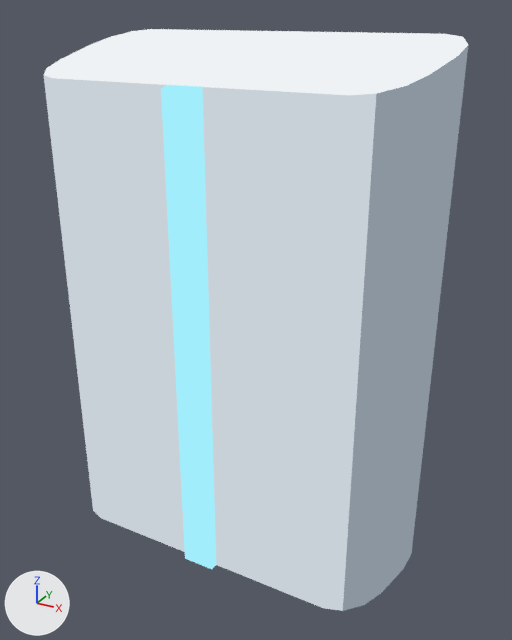
Renders of the glTF model Assets/TD2/Screen3D/Kit07/white3d/Door_LeafTile.gltf from each side of a commit.
Camera for both pictures: a 50 mm camera at (0.751, -0.88, 1.173) aimed at (0.126, 0.256, 0.605). Every picture has the same lights, and +X, +Y and +Z are marked at lower left. The picture after the commit comes second.

The older version as bpy lines, for what is in view:
```python
mat_k07_white_link_light = bpy.data.materials.new('K07_white_link_light')
mat_k07_white_link_light.use_nodes = True; mat_k07_white_link_light.node_tree.nodes.clear()
_N = mat_k07_white_link_light.node_tree.nodes; _L = mat_k07_white_link_light.node_tree.links
n0 = _N.new('ShaderNodeEmission'); n0.name = 'Emission'
n0.inputs[0].default_value = (0.361, 0.847, 0.965, 1.0)  # 'Color', cyan #a2edfb
n1 = _N.new('ShaderNodeLightPath'); n1.name = 'Light Path'
n2 = _N.new('ShaderNodeBsdfTransparent'); n2.name = 'Transparent BSDF'
n3 = _N.new('ShaderNodeMixShader'); n3.name = 'Mix Shader'
n4 = _N.new('ShaderNodeOutputMaterial'); n4.name = 'Material Output'
_L.new(n1.outputs[0], n3.inputs[0])  # 'Is Camera Ray' to 'Factor'
_L.new(n2.outputs[0], n3.inputs[1])  # 'BSDF' to 'Shader'
_L.new(n0.outputs[0], n3.inputs[2])  # 'Emission' to 'Shader'
_L.new(n3.outputs[0], n4.inputs[0])  # 'Shader' to 'Surface'
me_door_leaftile_005 = bpy.data.meshes.new('Door_LeafTile.005')
me_door_leaftile_005.from_pydata(...)  # 40 vertices, 72 faces; spans x -0.281..0.473, y 0.128..0.34, z 0.051..1.136
# faces by material slot: [12, 12, 34, 14]
me_door_leaftile_005.materials.append(mat_k07_white_link_light)
me_door_leaftile_005.materials.append(mat_k07_white_panel)
me_door_leaftile_005.materials.append(mat_k07_white_panel_dark)
me_door_leaftile_005.materials.append(mat_k07_white_panel_light)
ob_door_leaftile_baked = bpy.data.objects.new('Door_LeafTile_baked', me_door_leaftile_005)
ob_door_leaftile_baked.location = (0.0, 0.0, 0.0)
```
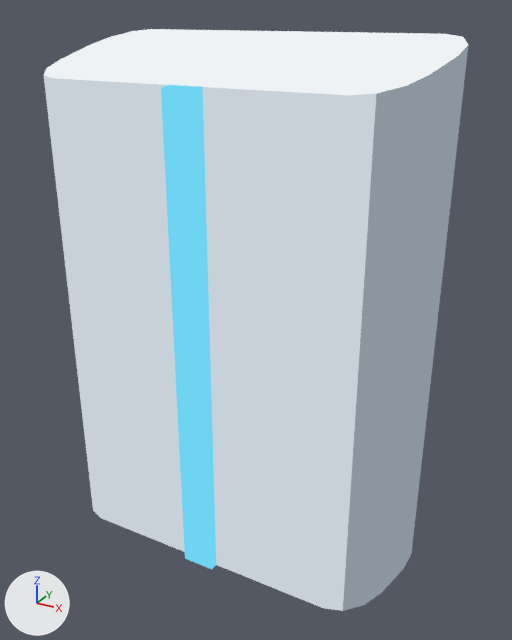
Changed parts and their boxes (x1, y1, x2, y2) in the pictures (512 x 640 px):
'Door_LeafTile_baked', recoloured
    both: (158, 82, 219, 569)

Patch to the scene script:
```diff
--- a/Assets/TD2/Screen3D/Kit07/white3d/Door_LeafTile.gltf.py
+++ b/Assets/TD2/Screen3D/Kit07/white3d/Door_LeafTile.gltf.py
@@ mat_k07_white_link_light @@
 n0 = _N.new('ShaderNodeEmission'); n0.name = 'Emission'
-n0.inputs[0].default_value = (0.361, 0.847, 0.965, 1.0)  # 'Color', cyan #a2edfb
+n0.inputs[0].default_value = (0.159, 0.651, 0.888, 1.0)  # 'Color', cyan #6fd3f2
 n1 = _N.new('ShaderNodeLightPath'); n1.name = 'Light Path'
```
